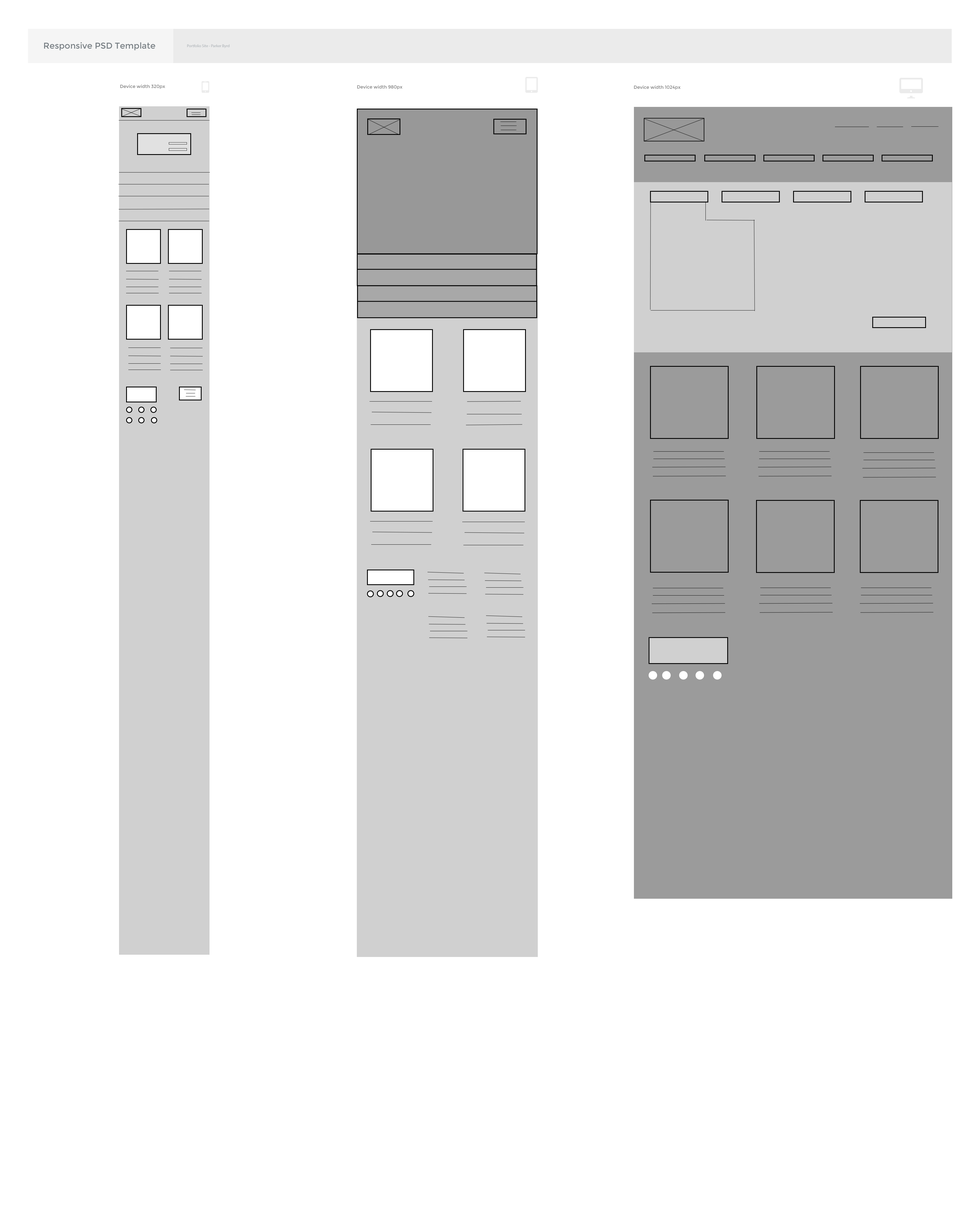
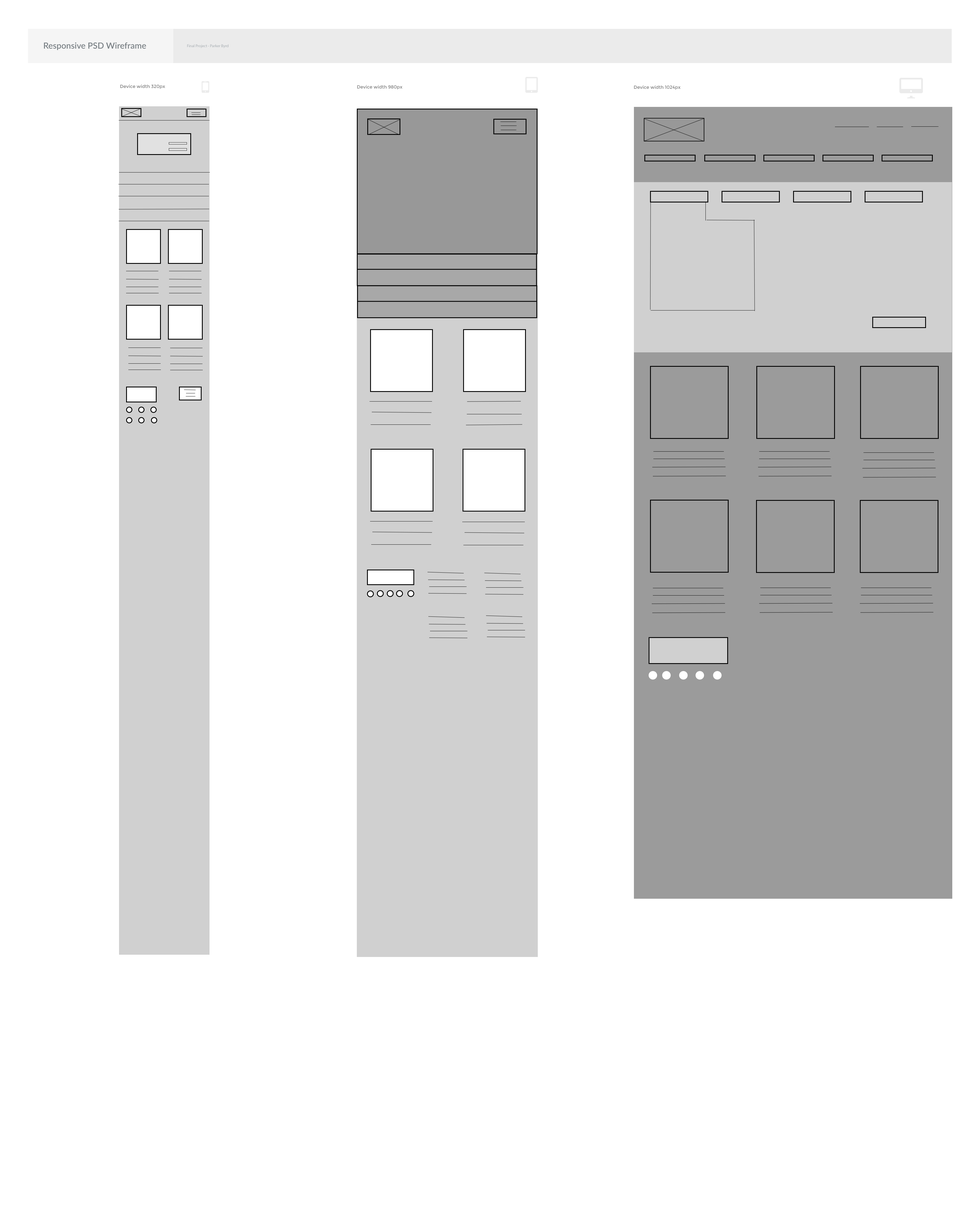
Layers edited between the first and the second 980 x 1216 image:
renamed "Portfolio Site - Parker Byrd" to "Final Project - Parker Byrd", painted on it over [187, 44, 230, 49]
renamed "Responsive PSD Template" to "Responsive PSD Wireframe", painted on it over [43, 42, 156, 51]
